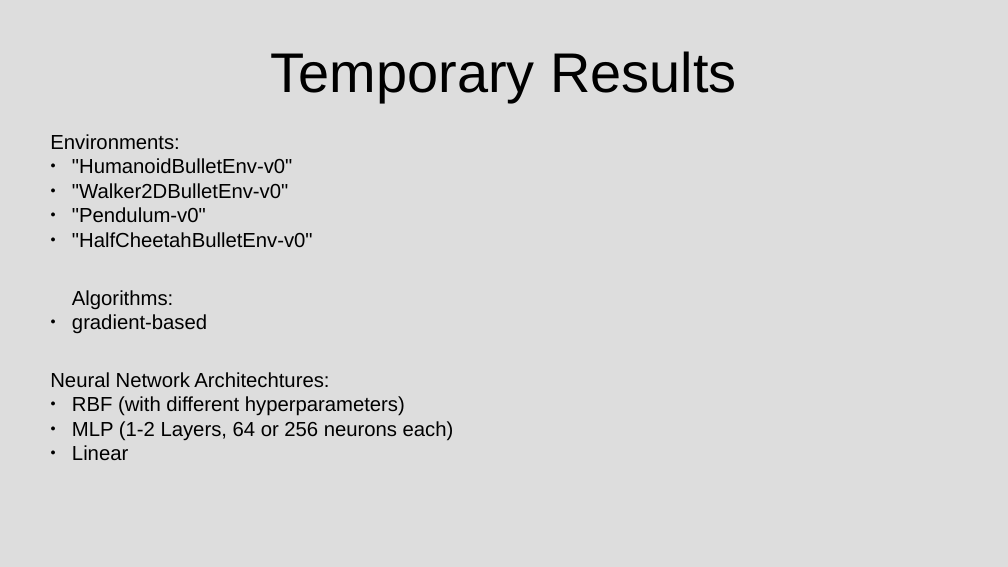
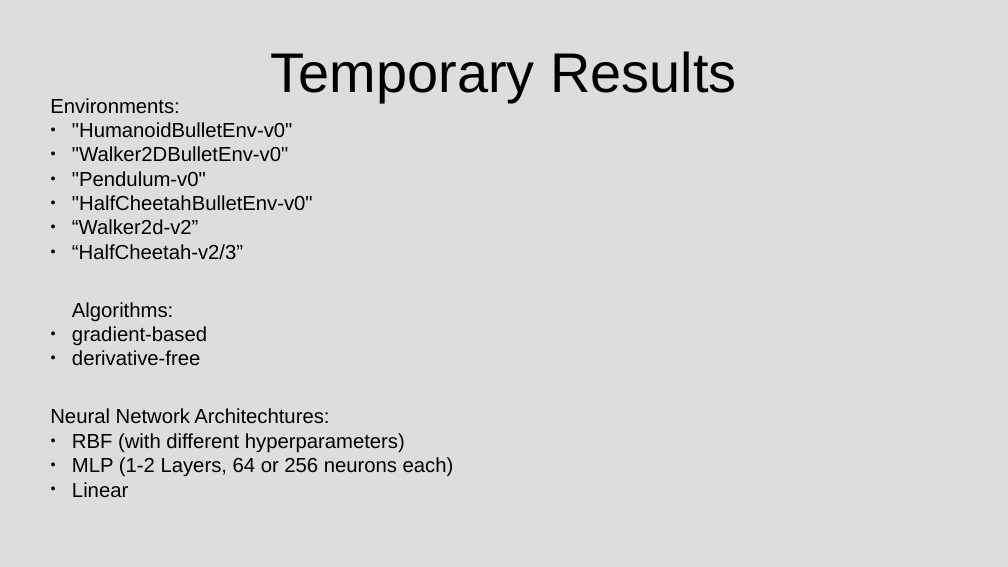
Before and after one commit to sgillen/seagul, a slide deck: slide 1 of seagul/rllib/rllib_with_rbf/Temporary_Results.odp. Drawn at 1008x567 pixels with LibreOffice and Linux fonts; fonts in the diff are those of the drawing. Boxes give left, top, right and bottom in pixels: in the first picture for what was removed or moved away, otherwise in the second. Text is boxed around its words. In the diff, an @@ line names an element or a change of style, - is before the commit and + after.

```diff
--- a/seagul/rllib/rllib_with_rbf/Temporary_Results.odp
+++ b/seagul/rllib/rllib_with_rbf/Temporary_Results.odp
@@ subtitle "Environments:": place and size @@
-subtitle "Environments:" at <box>50,134,454,460</box>
+subtitle "Environments:" at <box>50,98,454,497</box>
@@ subtitle at <box>72,219,243,259</box>: paragraphs added @@
+● “Walker2d-v2”
+● “HalfCheetah-v2/3”
@@ subtitle at <box>72,350,200,365</box>: paragraph added @@
+● derivative-free
```
Also in this commit, not shown: 3 other slides changed, 10 slides added, 3 slides removed, 34 other files.
